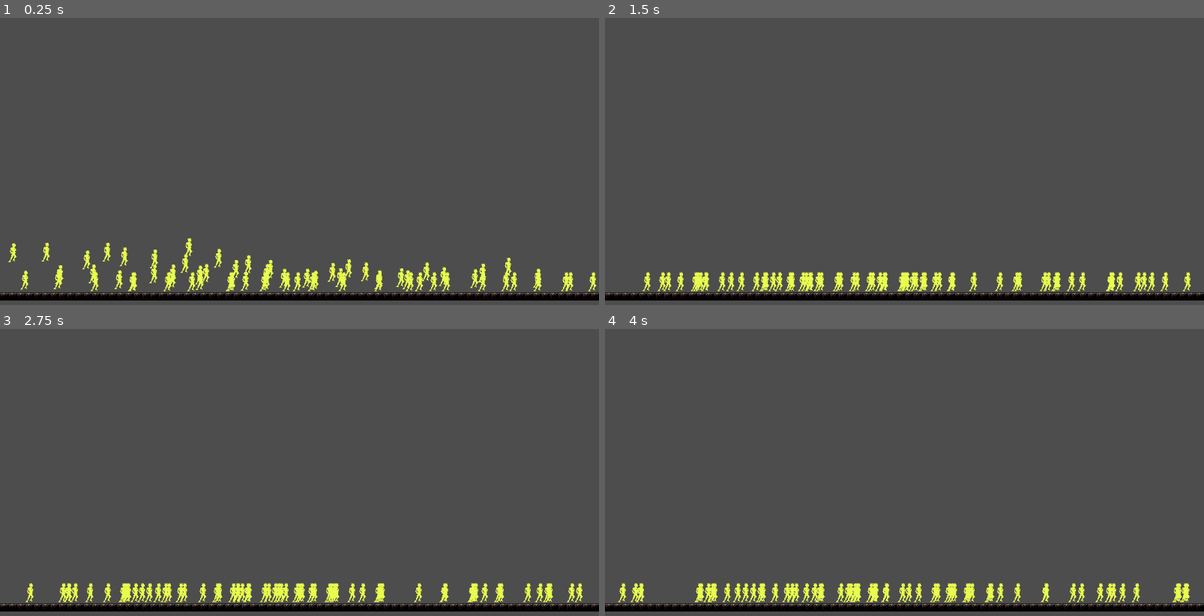
Above: before the commit, frames 1-4 (two rows, left to right).
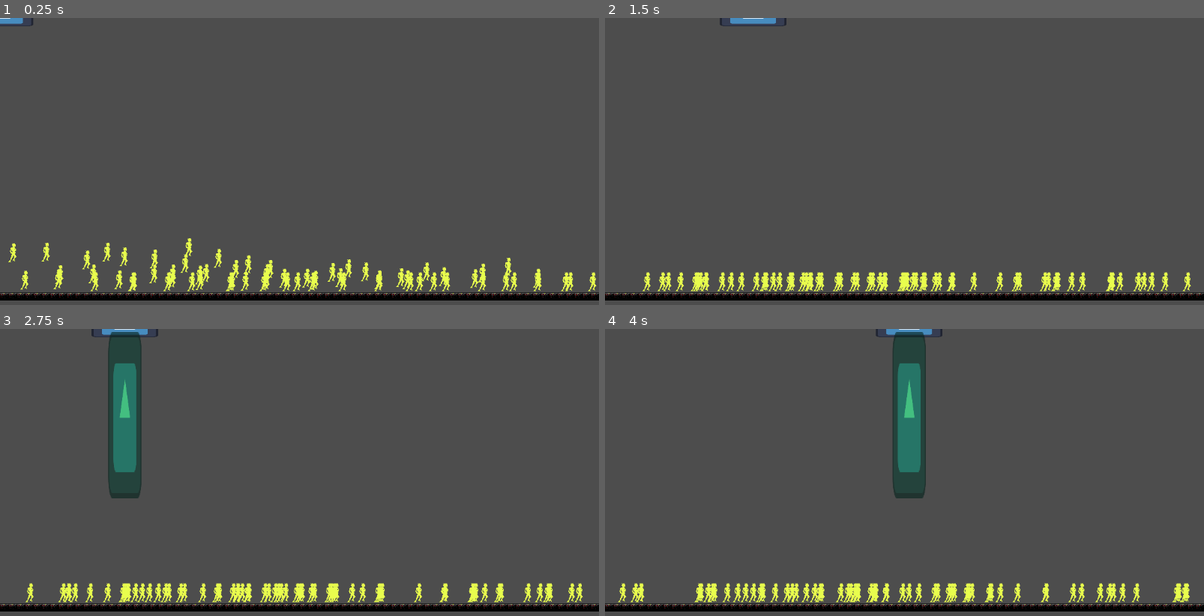
Above: after the commit, the same moments.

Repository: jojovary/UniUlmGameJamDez24
Game: Godot game, scene res://Scenes/Level1.tscn
The game is run twice, just before and just after one commit, with the same random seed, the same clock (stepped at 60 frames per second) and the same inputs. The engine's default icon, where the game draws it, is replaced by a stand-in: a white triangle on a blue panel in a dark square.
Inputs:
- Up to frame 1 (0.25 s): no input
- Up to frame 2 (1.5 s): hold S (ActivateBeam, bound only after the commit) 0.53-1.28 s; hold Right (ui_right) from 0.53 s (still down); tap S (ActivateBeam, bound only after the commit) at 1.35 s
- Up to frame 3 (2.75 s): release Right (ui_right) at 2.03 s; hold Left (ui_left) from 2.03 s (still down); hold S (ActivateBeam, bound only after the commit) from 2.03 s (still down)
- Up to frame 4 (4 s): release Left (ui_left) at 2.78 s; release S (ActivateBeam, bound only after the commit) at 2.78 s; hold Right (ui_right) from 2.78 s (still down); tap S (ActivateBeam, bound only after the commit) at 2.85 s; hold S (ActivateBeam, bound only after the commit) from 3.53 s (still down)

The runs differ from the first frame. In frame 1, 0.1% of the frame differs, in the area x 0-6%, y 0-3%; in frame 2, 0.2%; in frame 3, 3.4%, in the area x 15-27%, y 0-60%; in frame 4, 3.3%.

Commit message:
beam input added | deleted level scene

Diff:
--- a/uniulmgamejamdez24/Player/player.gd
+++ b/uniulmgamejamdez24/Player/player.gd
@@ -18,7 +18,7 @@
 	move_and_slide()
 
 func activate_beam():
-	if !Input.is_action_pressed("activate_beam"):
+	if !Input.is_action_pressed("ActivateBeam"):
 		$Beam.scale.y = 0
 		return
 
--- a/uniulmgamejamdez24/Scenes/Level1.tscn
+++ b/uniulmgamejamdez24/Scenes/Level1.tscn
@@ -1,7 +1,8 @@
-[gd_scene load_steps=5 format=4 uid="uid://cfks6soj4da25"]
-
+[gd_scene load_steps=6 format=4 uid="uid://b1soalhdemxqe"]
+
+[ext_resource type="PackedScene" uid="uid://cih610glg04gk" path="res://Player/player.tscn" id="1_mw2cq"]
 [ext_resource type="Texture2D" uid="uid://bbpvuba1xe258" path="res://Sprites/Ground_Tiles.png" id="1_tdecr"]
-[ext_resource type="PackedScene" uid="uid://c5yof0y36m2dj" path="res://Scenes/humans.tscn" id="2_xlfel"]
+[ext_resource type="PackedScene" path="res://Scenes/humans.tscn" id="2_xlfel"]
 
 [sub_resource type="TileSetAtlasSource" id="TileSetAtlasSource_k76ga"]
 texture = ExtResource("1_tdecr")
@@ -121,6 +122,8 @@
 
 [node name="Level1" type="Node2D"]
 
+[node name="Player" parent="." instance=ExtResource("1_mw2cq")]
+
 [node name="TileMapLayer" type="TileMapLayer" parent="."]
 tile_map_data = PackedByteArray("AAAAACEAAAABAAAAAAABACEAAAABAAAAAAACACEAAAABAAAAAAADACEAAAABAAAAAAAEACEAAAABAAAAAAAFAC …(1072 unchanged characters)…
 tile_set = SubResource("TileSet_s5480")
--- a/uniulmgamejamdez24/Scenes/level.tscn
+++ /dev/null
@@ -1,13 +0,0 @@
-[gd_scene load_steps=3 format=3 uid="uid://k61gbd7riex2"]
-
-[ext_resource type="PackedScene" uid="uid://cih610glg04gk" path="res://Player/player.tscn" id="1_p2our"]
-[ext_resource type="Texture2D" uid="uid://5dbddp2jcgbi" path="res://icon.svg" id="2_bvkhg"]
-
-[node name="Level" type="Node2D"]
-
-[node name="Player" parent="." instance=ExtResource("1_p2our")]
-position = Vector2(262, 242)
-
-[node name="Icon" type="Sprite2D" parent="."]
-position = Vector2(359, 91)
-texture = ExtResource("2_bvkhg")
--- a/uniulmgamejamdez24/project.godot
+++ b/uniulmgamejamdez24/project.godot
@@ -15,6 +15,48 @@
 config/features=PackedStringArray("4.3", "Forward Plus")
 config/icon="res://icon.svg"
 
+[input]
+
+ui_left={
+"deadzone": 0.5,
+"events": [Object(InputEventKey,"resource_local_to_scene":false,"resource_name":"","device":0,"window_id":0,"alt_pressed":false,"shift_pressed":false,"ctrl_pressed":false,"meta_pressed":false,"pressed":false,"keycode":4194319,"physical_keycode":0,"key_label":0,"unicode":0,"location":0,"echo":false,"script":null)
+, Object(InputEventJoypadButton,"resource_local_to_scene":false,"resource_name":"","device":0,"button_index":13,"pressure":0.0,"pressed":false,"script":null)
+, Object(InputEventJoypadMotion,"resource_local_to_scene":false,"resource_name":"","device":0,"axis":0,"axis_value":-1.0,"script":null)
+, Object(InputEventKey,"resource_local_to_scene":false,"resource_name":"","device":-1,"window_id":0,"alt_pressed":false,"shift_pressed":false,"ctrl_pressed":false,"meta_pressed":false,"pressed":false,"keycode":0,"physical_keycode":65,"key_label":0,"unicode":97,"location":0,"echo":false,"script":null)
+]
+}
+ui_right={
+"deadzone": 0.5,
+"events": [Object(InputEventKey,"resource_local_to_scene":false,"resource_name":"","device":0,"window_id":0,"alt_pressed":false,"shift_pressed":false,"ctrl_pressed":false,"meta_pressed":false,"pressed":false,"keycode":4194321,"physical_keycode":0,"key_label":0,"unicode":0,"location":0,"echo":false,"script":null)
+, Object(InputEventJoypadButton,"resource_local_to_scene":false,"resource_name":"","device":0,"button_index":14,"pressure":0.0,"pressed":false,"script":null)
+, Object(InputEventJoypadMotion,"resource_local_to_scene":false,"resource_name":"","device":0,"axis":0,"axis_value":1.0,"script":null)
+, Object(InputEventKey,"resource_local_to_scene":false,"resource_name":"","device":-1,"window_id":0,"alt_pressed":false,"shift_pressed":false,"ctrl_pressed":false,"meta_pressed":false,"pressed":false,"keycode":0,"physical_keycode":68,"key_label":0,"unicode":100,"location":0,"echo":false,"script":null)
+]
+}
+ui_down={
+"deadzone": 0.5,
+"events": [Object(InputEventKey,"resource_local_to_scene":false,"resource_name":"","device":0,"window_id":0,"alt_pressed":false,"shift_pressed":false,"ctrl_pressed":false,"meta_pressed":false,"pressed":false,"keycode":4194322,"physical_keycode":0,"key_label":0,"unicode":0,"location":0,"echo":false,"script":null)
+, Object(InputEventJoypadButton,"resource_local_to_scene":false,"resource_name":"","device":0,"button_index":12,"pressure":0.0,"pressed":false,"script":null)
+, Object(InputEventJoypadMotion,"resource_local_to_scene":false,"resource_name":"","device":0,"axis":1,"axis_value":1.0,"script":null)
+, Object(InputEventKey,"resource_local_to_scene":false,"resource_name":"","device":-1,"window_id":0,"alt_pressed":false,"shift_pressed":false,"ctrl_pressed":false,"meta_pressed":false,"pressed":false,"keycode":0,"physical_keycode":83,"key_label":0,"unicode":115,"location":0,"echo":false,"script":null)
+]
+}
+activate_beam={
+"deadzone": 0.5,
+"events": [Object(InputEventKey,"resource_local_to_scene":false,"resource_name":"","device":-1,"window_id":0,"alt_pressed":false,"shift_pressed":false,"ctrl_pressed":false,"meta_pressed":false,"pressed":false,"keycode":0,"physical_keycode":83,"key_label":0,"unicode":115,"location":0,"echo":false,"script":null)
+, Object(InputEventKey,"resource_local_to_scene":false,"resource_name":"","device":-1,"window_id":0,"alt_pressed":false,"shift_pressed":false,"ctrl_pressed":false,"meta_pressed":false,"pressed":false,"keycode":0,"physical_keycode":32,"key_label":0,"unicode":32,"location":0,"echo":false,"script":null)
+, Object(InputEventKey,"resource_local_to_scene":false,"resource_name":"","device":-1,"window_id":0,"alt_pressed":false,"shift_pressed":false,"ctrl_pressed":false,"meta_pressed":false,"pressed":false,"keycode":0,"physical_keycode":4194309,"key_label":0,"unicode":0,"location":0,"echo":false,"script":null)
+, Object(InputEventKey,"resource_local_to_scene":false,"resource_name":"","device":-1,"window_id":0,"alt_pressed":false,"shift_pressed":false,"ctrl_pressed":false,"meta_pressed":false,"pressed":false,"keycode":0,"physical_keycode":4194322,"key_label":0,"unicode":0,"location":0,"echo":false,"script":null)
+]
+}
+ActivateBeam={
+"deadzone": 0.5,
+"events": [Object(InputEventKey,"resource_local_to_scene":false,"resource_name":"","device":-1,"window_id":0,"alt_pressed":false,"shift_pressed":false,"ctrl_pressed":false,"meta_pressed":false,"pressed":false,"keycode":0,"physical_keycode":83,"key_label":0,"unicode":115,"location":0,"echo":false,"script":null)
+, Object(InputEventKey,"resource_local_to_scene":false,"resource_name":"","device":-1,"window_id":0,"alt_pressed":false,"shift_pressed":false,"ctrl_pressed":false,"meta_pressed":false,"pressed":false,"keycode":0,"physical_keycode":4194322,"key_label":0,"unicode":0,"location":0,"echo":false,"script":null)
+, Object(InputEventKey,"resource_local_to_scene":false,"resource_name":"","device":-1,"window_id":0,"alt_pressed":false,"shift_pressed":false,"ctrl_pressed":false,"meta_pressed":false,"pressed":false,"keycode":0,"physical_keycode":32,"key_label":0,"unicode":32,"location":0,"echo":false,"script":null)
+]
+}
+
 [layer_names]
 
 2d_physics/layer_1="Player"
